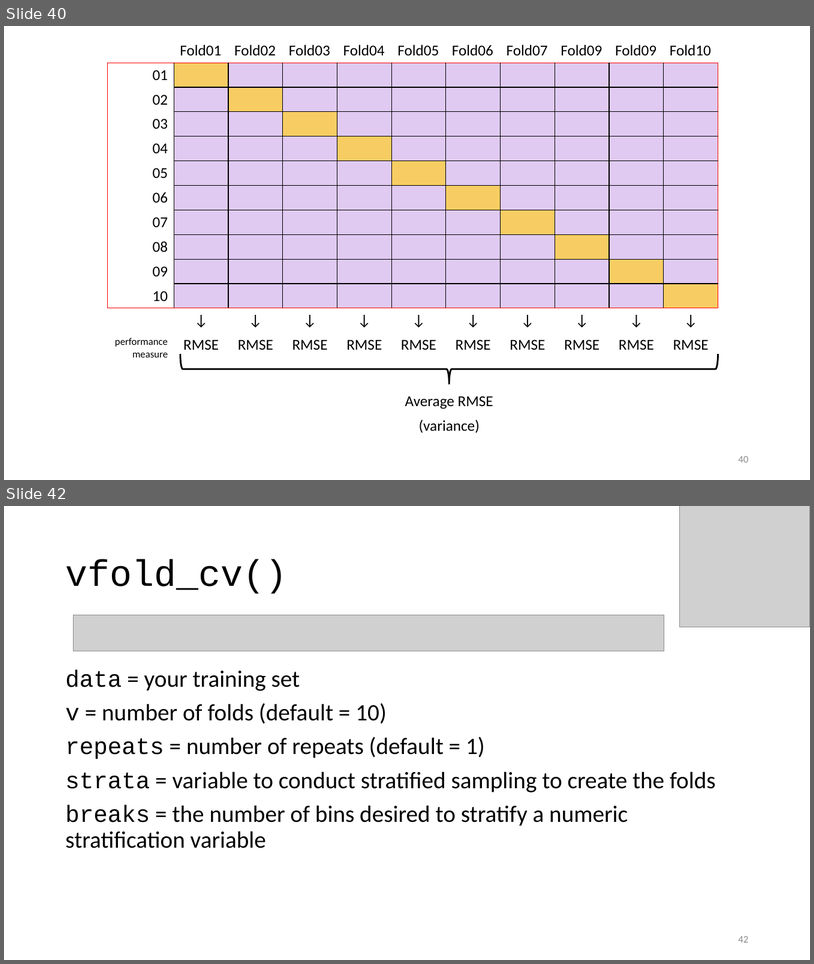
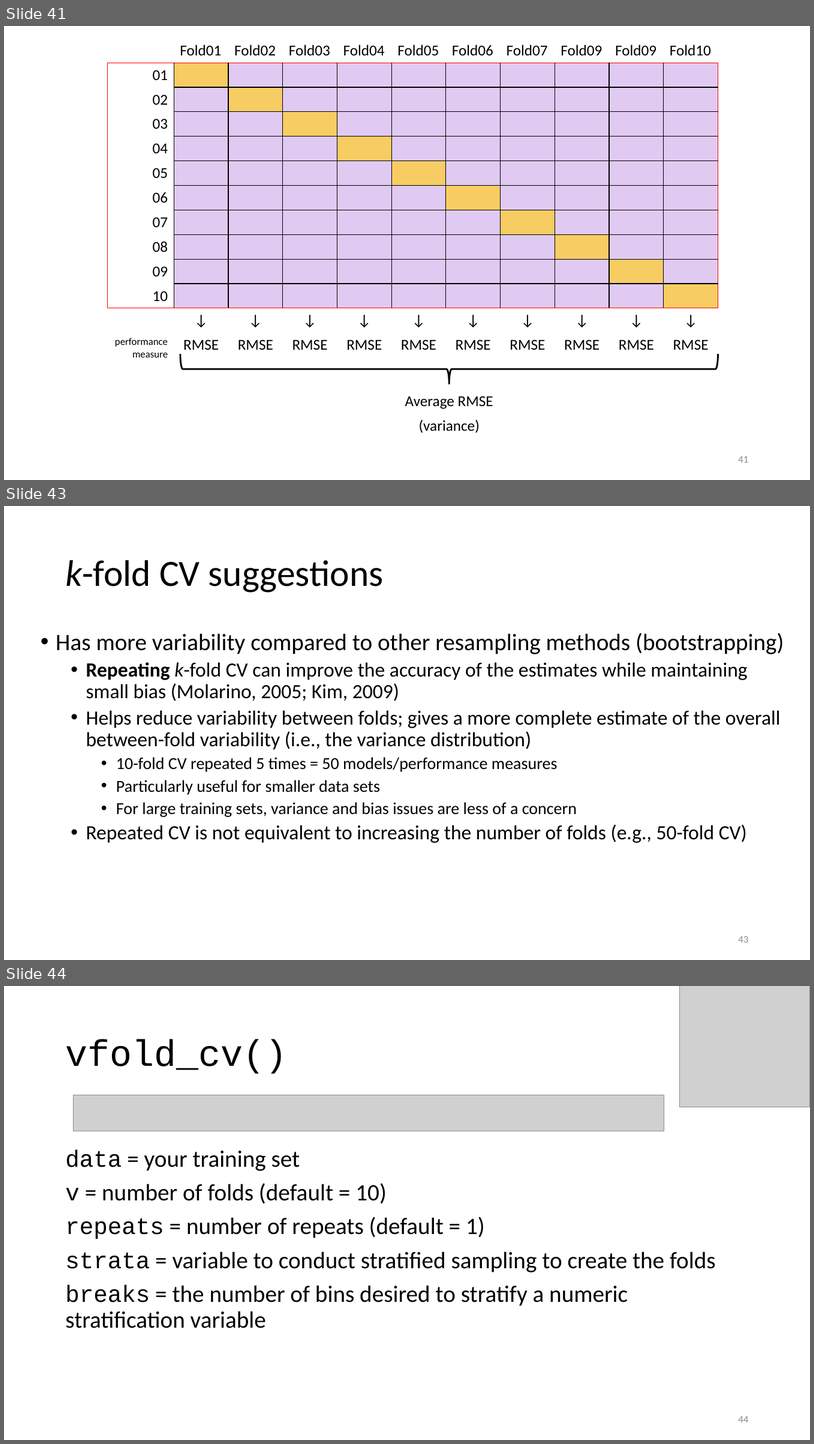
Before and after one commit to karlenaochoa/c4-ml-2020, a slide deck: slides/w2p1-bias-variance-resampling/w2p1.pptx. Shown one above the other, each under a label of ours: slides 40 and 42 before the commit, slides 41, 43 and 44 after it; the slides between them are not shown. The pictures are 814x964 and 814x1444 pixels, drawn with LibreOffice and Linux fonts; fonts in the diff are those of the drawing; grey boxes stand for pictures. Boxes give left, top, right and bottom in pixels: in the first picture for what was removed or moved away, otherwise in the second. Text is boxed around its words. In the diff, an @@ line names an element or a change of style, - is before the commit and + after.

```diff
--- a/slides/w2p1-bias-variance-resampling/w2p1.pptx
+++ b/slides/w2p1-bias-variance-resampling/w2p1.pptx
@@ slide 43 added at [4, 506, 810, 960], background #FFFFFF @@
@@ title added at [65, 560, 384, 592], 44 pt, text #000000 @@
+k-fold CV suggestions
@@ text added at [56, 633, 784, 843], 24 pt, text #000000 @@
+• Has more variability compared to other resampling methods (bootstrapping)
+  • Repeating k-fold CV can improve the accuracy of the estimates while maintaining small bias (Molarino, 2005; Kim, 2009)
+  • Helps reduce variability between folds; gives a more complete estimate of the overall between-fold variability (i.e., the variance distribution)
+    • 10-fold CV repeated 5 times = 50 models/performance measures
+    • Particularly useful for smaller data sets
+    • For large training sets, variance and bias issues are less of a concern
+  • Repeated CV is not equivalent to increasing the number of folds (e.g., 50-fold CV)
@@ page number added at [738, 936, 749, 942], 12 pt, text #8C8C8C @@
+43
@@ what was slide 40 is now slide 41 @@
@@ page number at [738, 456, 749, 462]: text changed @@
-40
+41
@@ what was slide 42 is now slide 44 @@
@@ page number at [738, 1416, 749, 1422]: text changed @@
-42
+44
```
Also in this commit, not shown: 7 slides changed, 1 other slide added.
